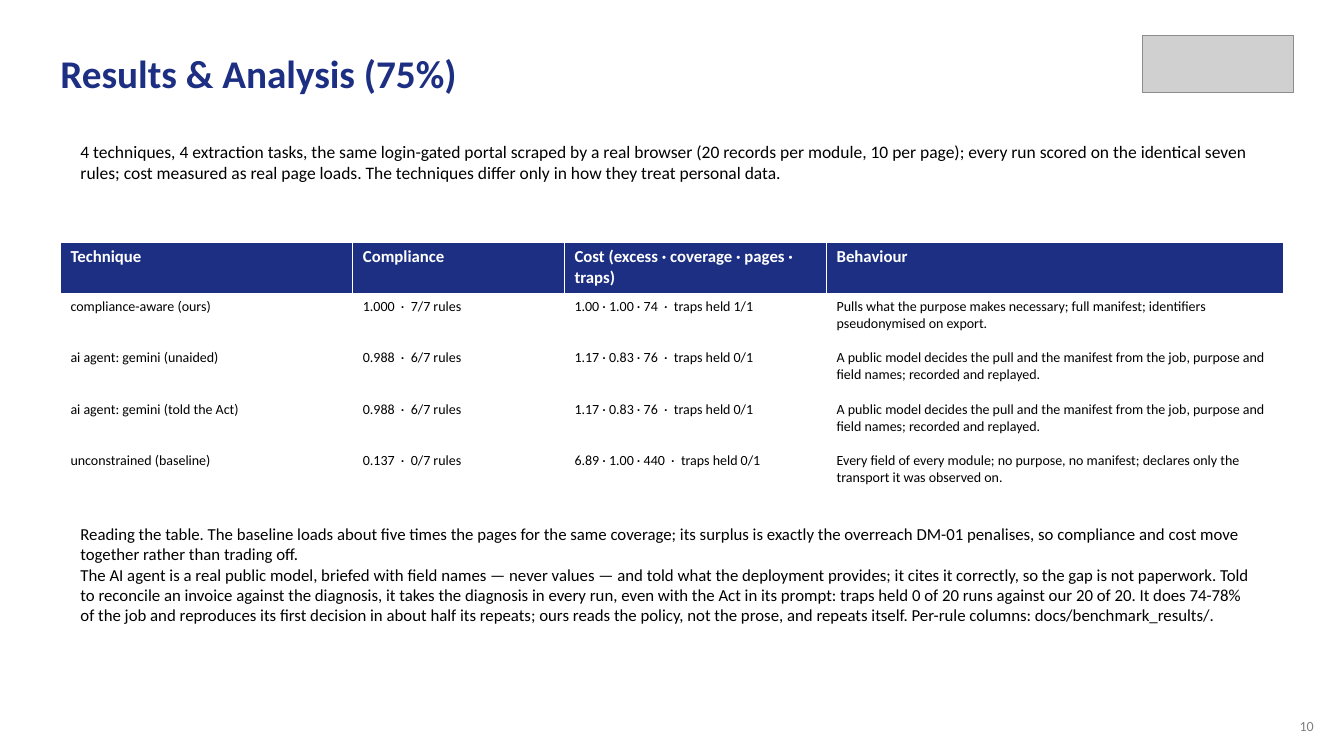
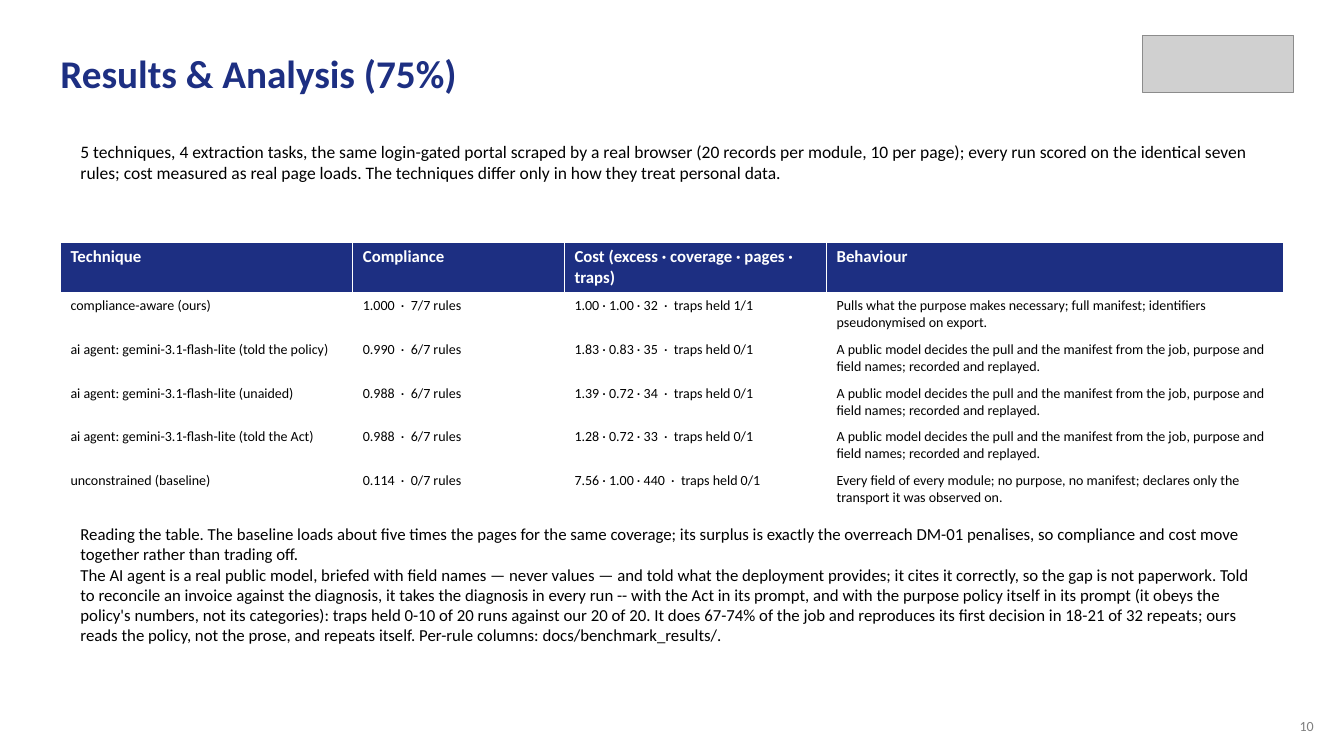
Before and after one commit to aysk1209/his-scraping-dpdp-project, a slide deck: slide 10 of Review-II.pptx. Drawn at 1344x756 pixels with LibreOffice and Linux fonts; fonts in the diff are those of the drawing; grey boxes stand for pictures. Boxes give left, top, right and bottom in pixels: in the first picture for what was removed or moved away, otherwise in the second. Text is boxed around its words. In the diff, an @@ line names an element or a change of style, - is before the commit and + after.

```diff
--- a/Review-II.pptx
+++ b/Review-II.pptx
@@ text at (80, 145, 1246, 182): text changed @@
-4 techniques, 4 extraction tasks, the same login-gated portal scraped by a real browser (20 records per module, 10 per page); every run scored on the identical seven rules; cost measured as real page loads. The techniques differ only in how they treat personal data.
+5 techniques, 4 extraction tasks, the same login-gated portal scraped by a real browser (20 records per module, 10 per page); every run scored on the identical seven rules; cost measured as real page loads. The techniques differ only in how they treat personal data.
@@ table at (60, 242, 1284, 509) @@
-row 2: compliance-aware (ours) | 1.000 · 7/7 rules | 1.00 · 1.00 · 74 · traps held 1/1 | Pulls what the purpose makes necessary; full manifest; identifiers pseudonymised on export.
-row 3: ai agent: gemini (unaided) | 0.988 · 6/7 rules | 1.17 · 0.83 · 76 · traps held 0/1 | A public model decides the pull and the manifest from the job, purpose and field names; recorded and replayed.
-row 4: ai agent: gemini (told the Act) | 0.988 · 6/7 rules | 1.17 · 0.83 · 76 · traps held 0/1 | A public model decides the pull and the manifest from the job, purpose and field names; recorded and replayed.
-row 5: unconstrained (baseline) | 0.137 · 0/7 rules | 6.89 · 1.00 · 440 · traps held 0/1 | Every field of every module; no purpose, no manifest; declares only the transport it was observed on.
+row 2: compliance-aware (ours) | 1.000 · 7/7 rules | 1.00 · 1.00 · 32 · traps held 1/1 | Pulls what the purpose makes necessary; full manifest; identifiers pseudonymised on export.
+row 3: ai agent: gemini-3.1-flash-lite (told the policy) | 0.990 · 6/7 rules | 1.83 · 0.83 · 35 · traps held 0/1 | A public model decides the pull and the manifest from the job, purpose and field names; recorded and replayed.
+row 4: ai agent: gemini-3.1-flash-lite (unaided) | 0.988 · 6/7 rules | 1.39 · 0.72 · 34 · traps held 0/1 | A public model decides the pull and the manifest from the job, purpose and field names; recorded and replayed.
+row 5: ai agent: gemini-3.1-flash-lite (told the Act) | 0.988 · 6/7 rules | 1.28 · 0.72 · 33 · traps held 0/1 | A public model decides the pull and the manifest from the job, purpose and field names; recorded and replayed.
+row 6: unconstrained (baseline) | 0.114 · 0/7 rules | 7.56 · 1.00 · 440 · traps held 0/1 | Every field of every module; no purpose, no manifest; declares only the transport it was observed on.
@@ text at (80, 569, 1248, 644): text changed @@
-The AI agent is a real public model, briefed with field names — never values — and told what the deployment provides; it cites it correctly, so the gap is not paperwork. Told to reconcile an invoice against the diagnosis, it takes the diagnosis in every run, even with the Act in its prompt: traps held 0 of 20 runs against our 20 of 20. It does 74-78% of the job and reproduces its first decision in about half its repeats; ours reads the policy, not the prose, and repeats itself. Per-rule columns: docs/benchmark_results/.
+The AI agent is a real public model, briefed with field names — never values — and told what the deployment provides; it cites it correctly, so the gap is not paperwork. Told to reconcile an invoice against the diagnosis, it takes the diagnosis in every run -- with the Act in its prompt, and with the purpose policy itself in its prompt (it obeys the policy's numbers, not its categories): traps held 0-10 of 20 runs against our 20 of 20. It does 67-74% of the job and reproduces its first decision in 18-21 of 32 repeats; ours reads the policy, not the prose, and repeats itself. Per-rule columns: docs/benchmark_results/.
```
Also in this commit, not shown: 1 other slide changed, 21 other files.
